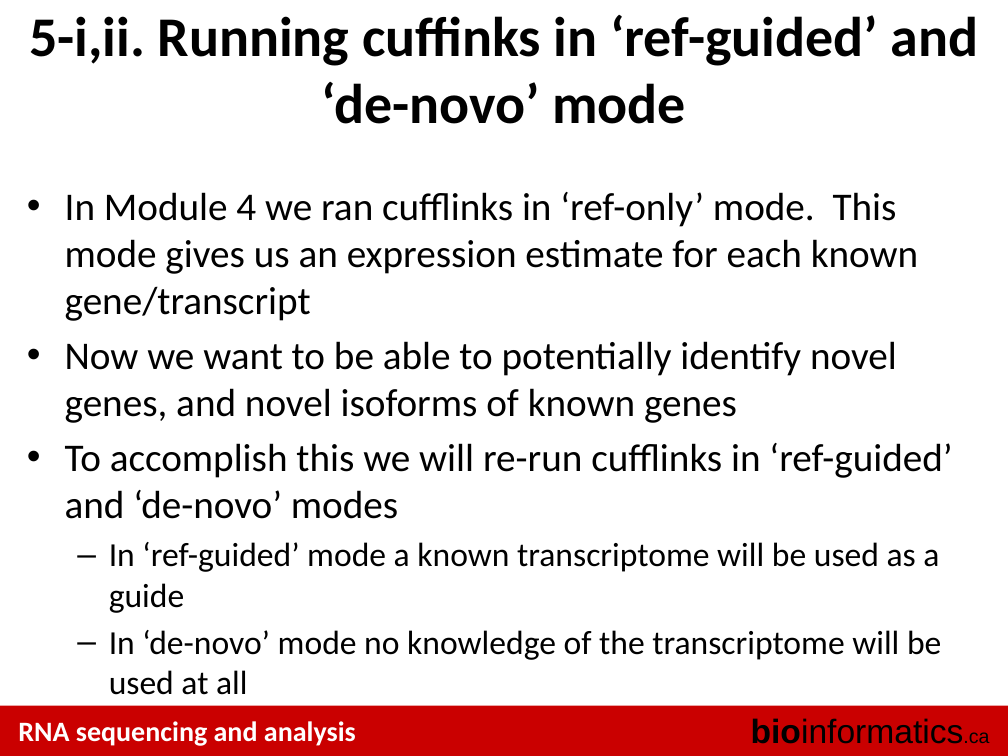
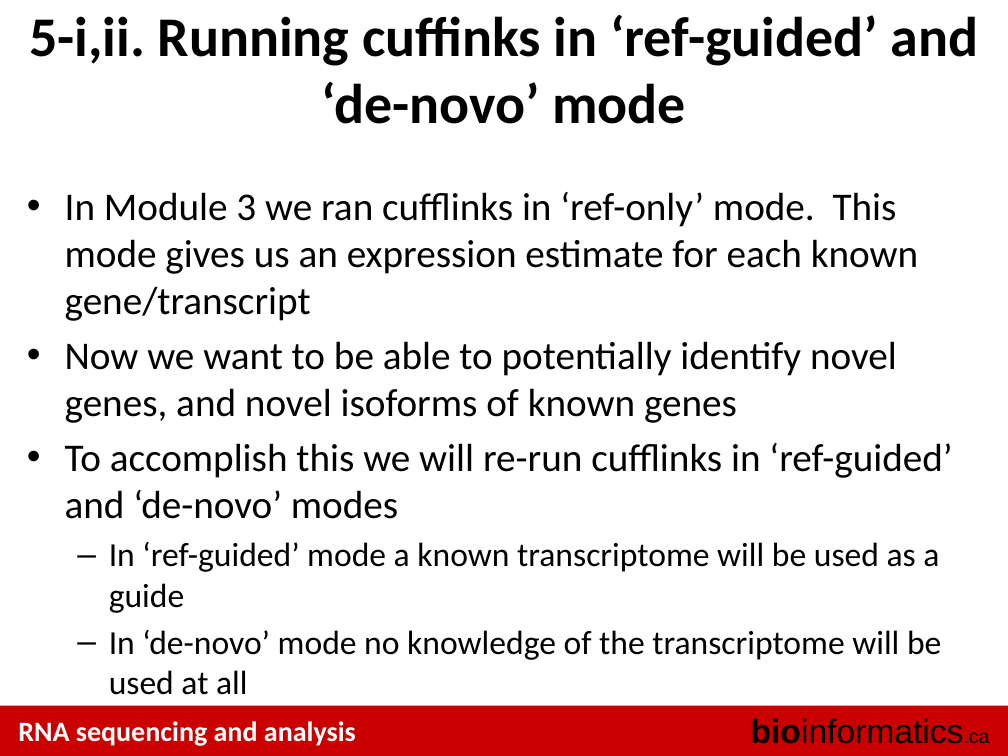
Before and after one commit to griffithlab/rnaseq_tutorial_wiki, a slide deck: slide 5 of LectureFiles/cbw/2015/RNASeq_Module4_Tutorial.pptx. Drawn at 1008x756 pixels with LibreOffice and Linux fonts; fonts in the diff are those of the drawing. Boxes give left, top, right and bottom in pixels: in the first picture for what was removed or moved away, otherwise in the second. Text is boxed around its words. In the diff, an @@ line names an element or a change of style, - is before the commit and + after.

Commit message:
fix reference to module

```diff
--- a/LectureFiles/cbw/2015/RNASeq_Module4_Tutorial.pptx
+++ b/LectureFiles/cbw/2015/RNASeq_Module4_Tutorial.pptx
@@ text at [65,192,918,321]: text changed @@
-• In Module 4 we ran cufflinks in ‘ref-only’ mode. This mode gives us an expression estimate for each known gene/transcript
+• In Module 3 we ran cufflinks in ‘ref-only’ mode. This mode gives us an expression estimate for each known gene/transcript
```
